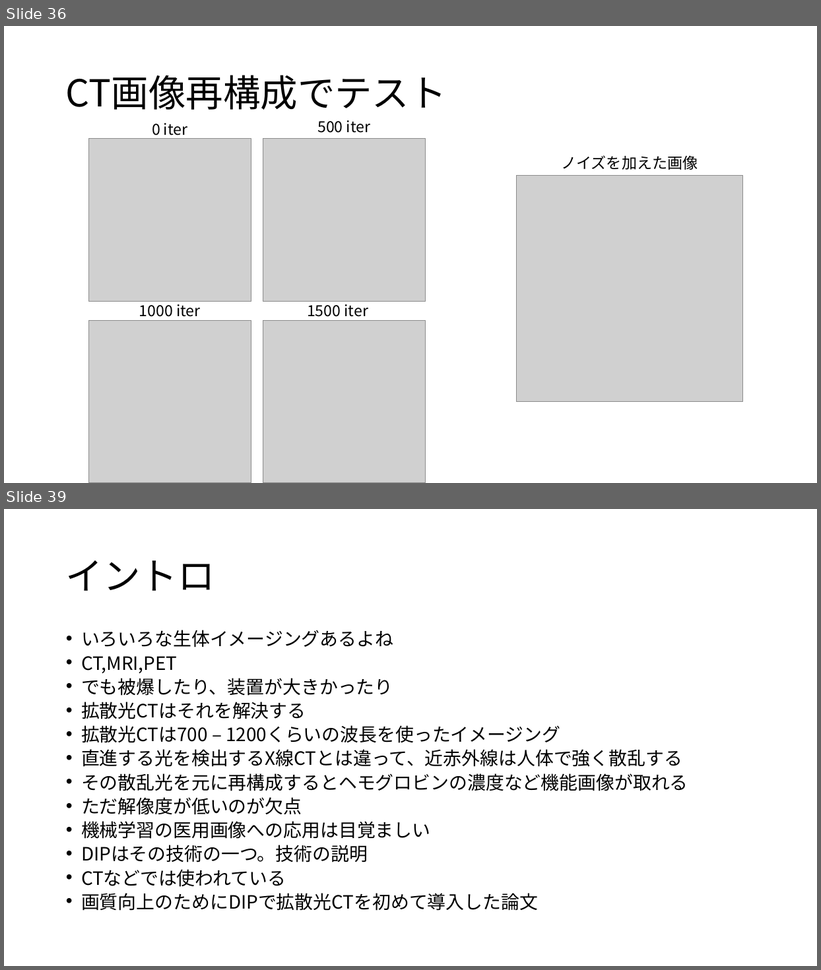
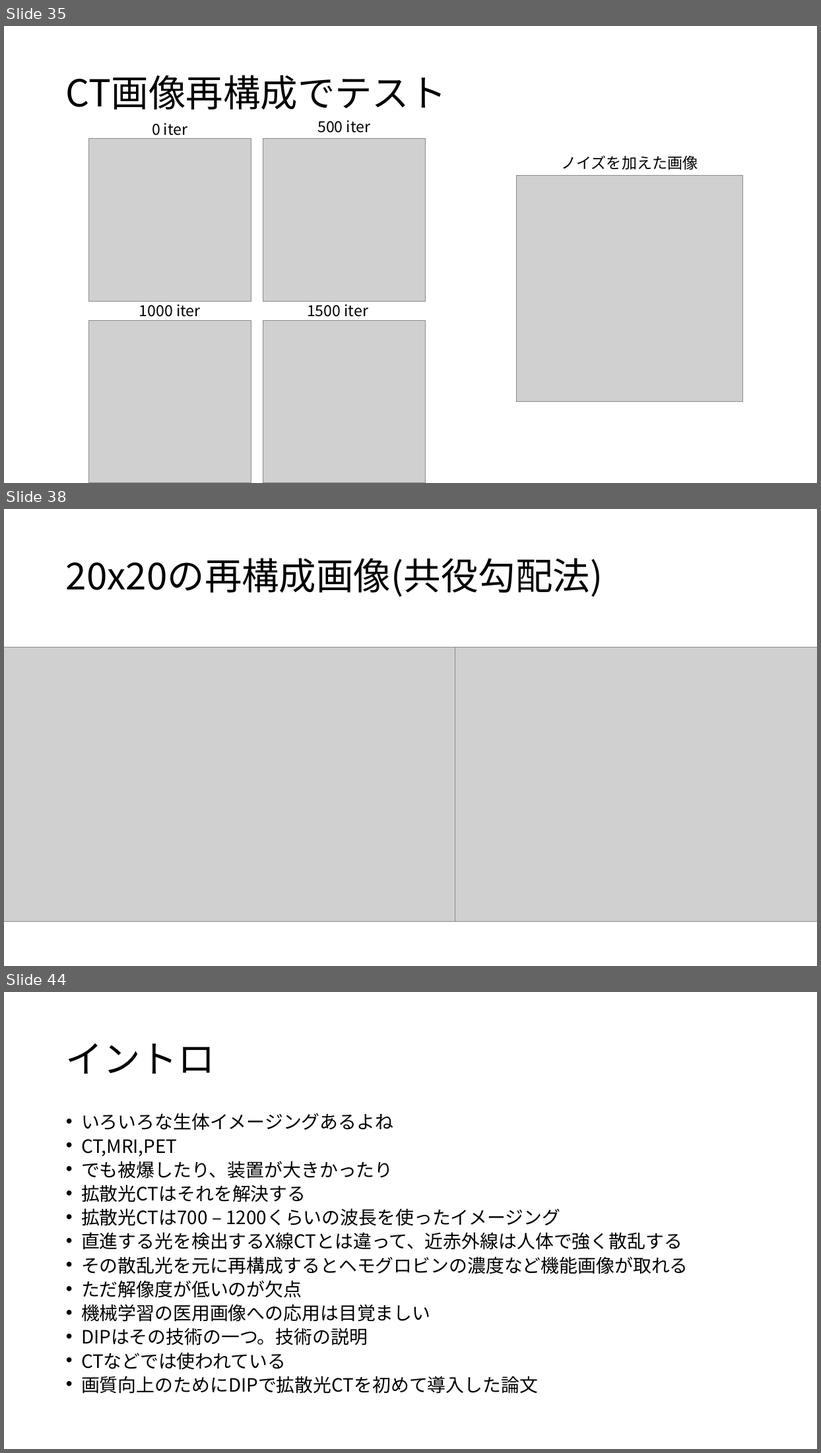
Before and after one commit to atuyoti/dot, a slide deck: slide/0519.pptx. Shown one above the other, each under a label of ours: slides 36 and 39 before the commit, slides 35, 38 and 44 after it; the slides between them are not shown. The pictures are 821x970 and 821x1453 pixels, drawn with LibreOffice and Linux fonts; fonts in the diff are those of the drawing; grey boxes stand for pictures. Boxes give left, top, right and bottom in pixels: in the first picture for what was removed or moved away, otherwise in the second. Text is boxed around its words. In the diff, an @@ line names an element or a change of style, - is before the commit and + after.

```diff
--- a/slide/0519.pptx
+++ b/slide/0519.pptx
@@ slide 38 added at [4,509,817,966], background #FFFFFF @@
@@ title added at [66,558,603,597], 44 pt, text #000000 @@
+20x20の再構成画像(共役勾配法)
@@ picture added at [4,648,455,922] @@
@@ picture added at [339,648,817,922] @@
@@ what was slide 36 is now slide 35 @@
@@ what was slide 39 is now slide 44 @@
```
Also in this commit, not shown: 2 slides changed, 6 other slides added, 2 slides removed, 35 other files.
